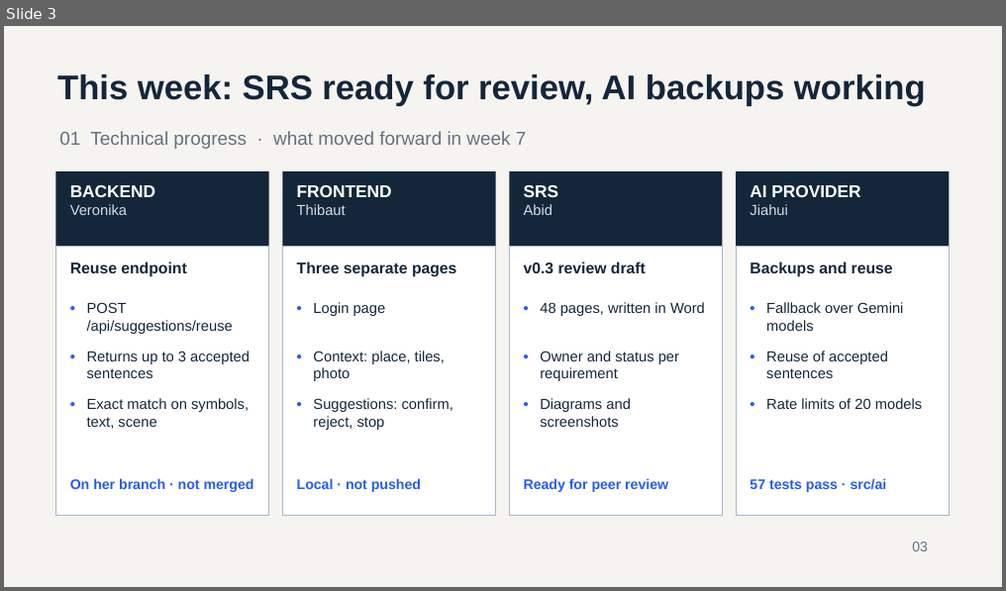
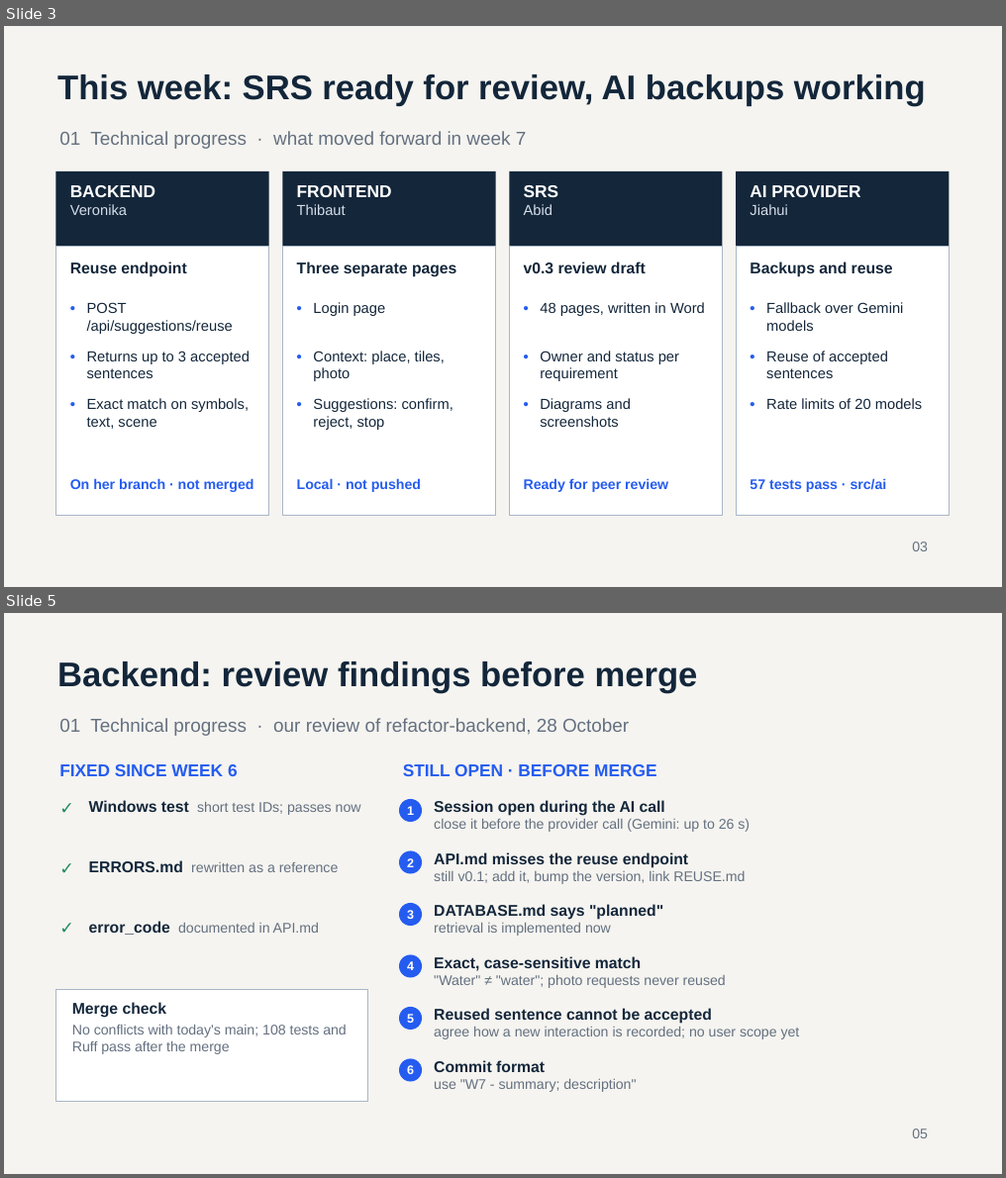
Before and after one commit to bhsei/26B, a slide deck: weekly-reports/W07/Weekly_Report_W07.pptx. Shown one above the other, each under a label of ours: slide 3 before the commit, slides 3 and 5 after it; the slides between them are not shown. The pictures are 1006x591 and 1006x1178 pixels, drawn with LibreOffice and Linux fonts; fonts in the diff are those of the drawing. Boxes give left, top, right and bottom in pixels: in the first picture for what was removed or moved away, otherwise in the second. Text is boxed around its words. In the diff, an @@ line names an element or a change of style, - is before the commit and + after.

Commit message:
W7 - Weekly report W07; added two backend slides: the reuse endpoint with rerun test results, and review findings before the merge

```diff
--- a/weekly-reports/W07/Weekly_Report_W07.pptx
+++ b/weekly-reports/W07/Weekly_Report_W07.pptx
@@ slide 5 added at (x1=4, y1=613, x2=1002, y2=1174), background #F5F4F0 @@
@@ text added at (x1=57, y1=662, x2=698, y2=693), 33 pt, text #13263A, bold @@
+Backend: review findings before merge
@@ text added at (x1=59, y1=718, x2=629, y2=736), 18 pt, text #647080 @@
+01 Technical progress · our review of refactor-backend, 28 October
@@ text added at (x1=59, y1=764, x2=238, y2=776), 16.5 pt, text #255CF0, bold @@
+FIXED SINCE WEEK 6
@@ text added at (x1=403, y1=764, x2=656, y2=776), 16.5 pt, text #255CF0, bold @@
+STILL OPEN · BEFORE MERGE
@@ text added at (x1=55, y1=796, x2=82, y2=826), 16.5 pt, text #1F8A5B, bold @@
+✓
@@ text added at (x1=89, y1=800, x2=361, y2=815), 13.5 pt, text #647080 @@
+Windows test short test IDs; passes now
@@ ellipse added at (x1=399, y1=799, x2=423, y2=823), fill #255CF0, 12 pt, text #FFFFFF, bold @@
+1
@@ text added at (x1=434, y1=800, x2=749, y2=832), 13.5 pt, text #647080 @@
+Session open during the AI call
+close it before the provider call (Gemini: up to 26 s)
@@ text added at (x1=55, y1=857, x2=82, y2=886), 16.5 pt, text #1F8A5B, bold @@
+✓
@@ text added at (x1=89, y1=861, x2=339, y2=872), 13.5 pt, text #647080 @@
+ERRORS.md rewritten as a reference
@@ ellipse added at (x1=399, y1=851, x2=423, y2=874), fill #255CF0, 12 pt, text #FFFFFF, bold @@
+2
@@ text added at (x1=434, y1=853, x2=745, y2=884), 13.5 pt, text #647080 @@
+API.md misses the reuse endpoint
+still v0.1; add it, bump the version, link REUSE.md
@@ ellipse added at (x1=399, y1=903, x2=423, y2=927), fill #255CF0, 12 pt, text #FFFFFF, bold @@
+3
@@ text added at (x1=434, y1=904, x2=663, y2=936), 13.5 pt, text #647080 @@
+DATABASE.md says "planned"
+retrieval is implemented now
@@ text added at (x1=55, y1=917, x2=82, y2=947), 16.5 pt, text #1F8A5B, bold @@
+✓
@@ text added at (x1=89, y1=921, x2=319, y2=935), 13.5 pt, text #647080 @@
+error_code documented in API.md
@@ ellipse added at (x1=399, y1=956, x2=423, y2=978), fill #255CF0, 12 pt, text #FFFFFF, bold @@
+4
@@ text added at (x1=434, y1=957, x2=726, y2=988), 13.5 pt, text #647080 @@
+Exact, case-sensitive match
+"Water" ≠ "water"; photo requests never reused
@@ rectangle added at (x1=55, y1=989, x2=368, y2=1102), fill #FFFFFF, outline #A8B6C7 0.75 pt @@
@@ text added at (x1=72, y1=1002, x2=347, y2=1055), 13.5 pt, text #647080 @@
+Merge check
+No conflicts with today's main; 108 tests and Ruff pass after the merge
@@ ellipse added at (x1=399, y1=1007, x2=423, y2=1030), fill #255CF0, 12 pt, text #FFFFFF, bold @@
+5
@@ text added at (x1=434, y1=1008, x2=800, y2=1040), 13.5 pt, text #647080 @@
+Reused sentence cannot be accepted
+agree how a new interaction is recorded; no user scope yet
@@ ellipse added at (x1=399, y1=1059, x2=423, y2=1082), fill #255CF0, 12 pt, text #FFFFFF, bold @@
+6
@@ text added at (x1=434, y1=1060, x2=636, y2=1092), 13.5 pt, text #647080 @@
+Commit format
+use "W7 - summary; description"
@@ text added at (x1=912, y1=1129, x2=928, y2=1139), 13.5 pt, text #647080 @@
+05
```
Also in this commit, not shown: 13 slides changed, 1 other slide added.
